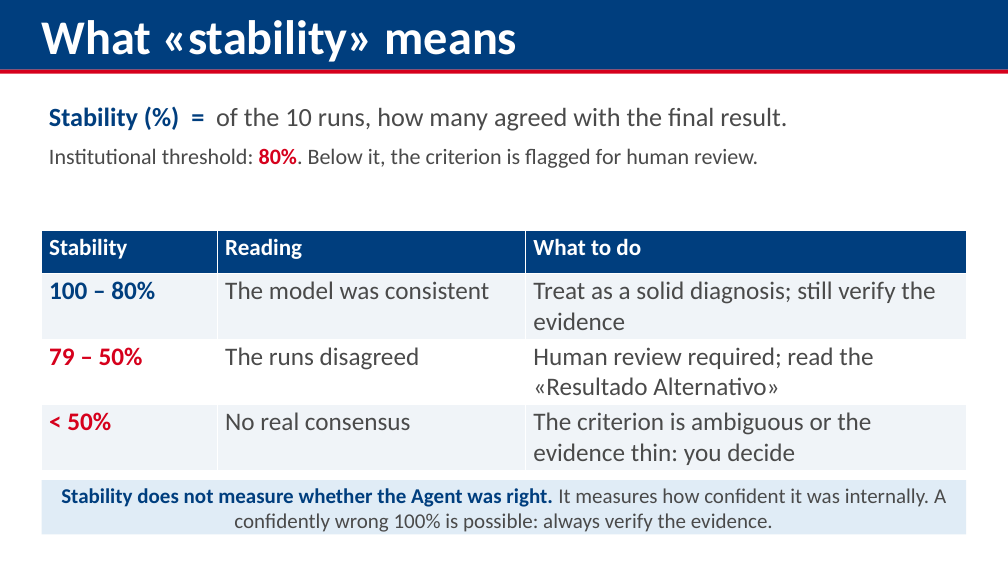
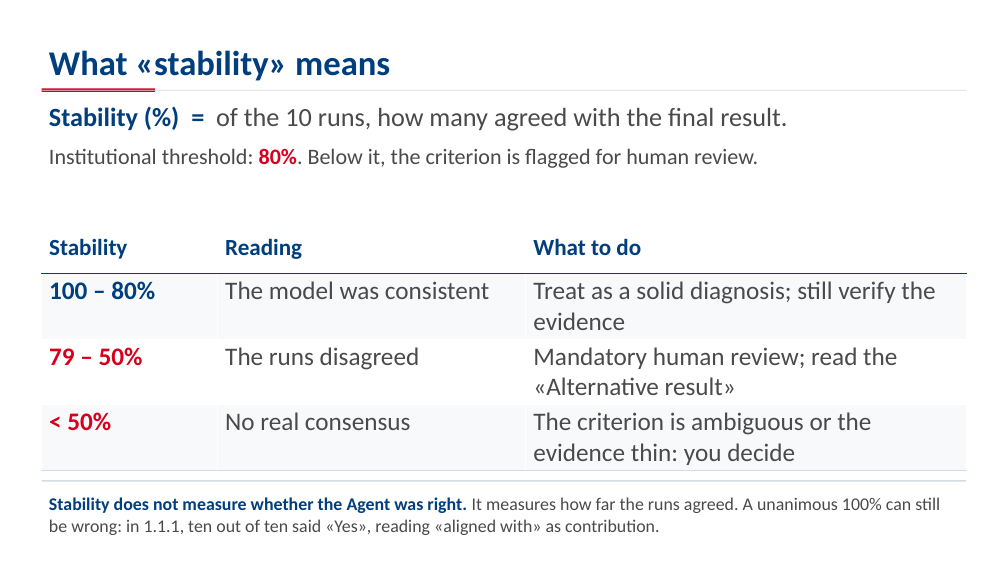
Before and after one commit to aevpsnow6-oss/deploy, a slide deck: slide 17 of presentation/capacitacion_appraisal/ILO_Appraisal_GPT_Training_Ahmed_EN.pptx (slide 13 before the commit). Drawn at 1008x567 pixels with LibreOffice and Linux fonts; fonts in the diff are those of the drawing. Boxes give left, top, right and bottom in pixels: in the first picture for what was removed or moved away, otherwise in the second. Text is boxed around its words. In the diff, an @@ line names an element or a change of style, - is before the commit and + after.

```diff
--- a/presentation/capacitacion_appraisal/ILO_Appraisal_GPT_Training_Ahmed_EN.pptx
+++ b/presentation/capacitacion_appraisal/ILO_Appraisal_GPT_Training_Ahmed_EN.pptx
@@ rectangle removed at <box>0,0,1008,70</box> @@
@@ text "What «stability» means": place and size @@
-text "What «stability» means" at <box>41,20,518,62</box>
+text "What «stability» means" at <box>49,50,390,81</box>
@@ text "What «stability» means" at <box>49,50,390,81</box>: size 46 to 33 pt, text colour #FFFFFF to #003E7E @@
@@ rectangle added at <box>42,88,155,91</box>, fill #D6001C @@
@@ rectangle: place and size @@
-rectangle at <box>0,70,1008,74</box>
+rectangle at <box>42,90,966,91</box>
@@ rectangle at <box>42,90,966,91</box>: fill #D6001C to #D6DCE3 @@
@@ table at <box>42,231,966,470</box> @@
-row 3, column 3: Human review required; read the «Resultado Alternativo»
+row 3, column 3: Mandatory human review; read the «Alternative result»
@@ fill #003E7E to #FFFFFF in row 1 @@
@@ fill #F0F4F8 to #F7F9FB in 6 cells @@
@@ text colour #FFFFFF to #003E7E in "Stability", "Reading", "What to do" @@
@@ borders changed @@
@@ rectangle: place and size @@
-rectangle at <box>42,480,966,535</box>
+rectangle at <box>42,480,966,482</box>
@@ rectangle at <box>42,480,966,482</box>: fill #E0ECF6 to #D6DCE3 @@
@@ text added at <box>49,497,940,535</box>, 17 pt, text #4A4A4A @@
+Stability does not measure whether the Agent was right. It measures how far the runs agreed. A unanimous 100% can still be wrong: in 1.1.1, ten out of ten said «Yes», reading «aligned with» as contribution.
@@ text in rectangle at <box>61,488,946,532</box>: text removed @@
-Stability does not measure whether the Agent was right. It measures how confident it was internally. A confidently wrong 100% is possible: always verify the evidence.
```
Also in this commit, not shown: 26 other slides changed, 6 slides added, 5 other files.
